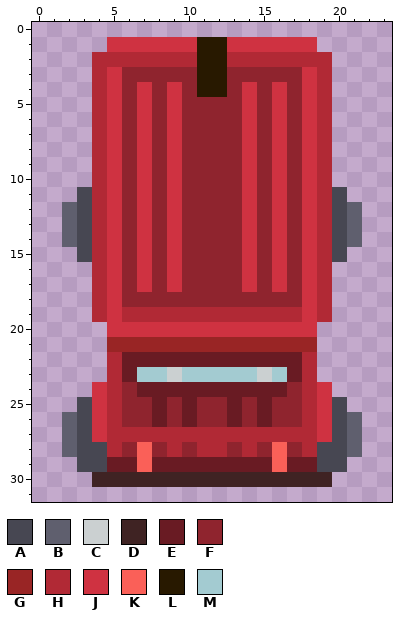
File history of a pixel-art file, assets/train/locomotive.aseprite. The picture above is the old version.
24x32 pixels, 1 frame.
Palette (. is transparent): A #474752  B #5f5f6e  C #cbd0d1  D #3f2323  E #691b23  F #8f242e  G #992525  H #b12935  J #cf3241  K #fa6058  L #281900  M #a3cbd1
The same view after the edit:
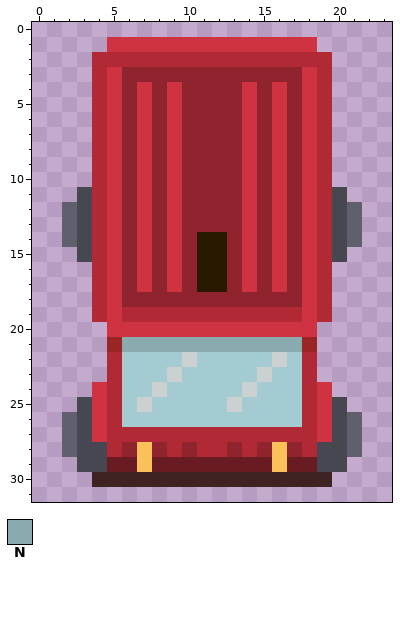
Colours new in this view: N #89abb0
The exact change:
{"change": "layer \"back\" now hidden"}
{"colour":"K","old":"#fa6058","new":"#fac05a"}
{"y":1,"x":11,"old":"LL","new":"JJ"}
{"y":2,"x":11,"old":"LL","new":"HH"}
{"y":3,"x":11,"old":"LL","new":"FF"}
{"y":4,"x":11,"old":"LL","new":"FF"}
{"y":14,"x":11,"old":"FF","new":"LL"}
{"y":15,"x":11,"old":"FF","new":"LL"}
{"y":16,"x":11,"old":"FF","new":"LL"}
{"y":17,"x":11,"old":"FF","new":"LL"}
{"y":21,"x":6,"old":"GGGGGGGGGGGG","new":"NNNNNNNNNNNN"}
{"y":22,"x":6,"old":"EEEEEEEEEEEE","new":"MMMMCMMMMMCM"}
{"y":23,"x":6,"old":"E","new":"M"}
{"y":23,"x":17,"old":"E","new":"M"}
{"y":24,"x":6,"old":"FEEEEEEEEEEF","new":"MMCMMMMMCMMM"}
{"y":25,"x":6,"old":"FFEFEFFEFEFF","new":"MCMMMMMCMMMM"}
{"y":26,"x":6,"old":"FFEFEFFEFEFF","new":"MMMMMMMMMMMM"}
